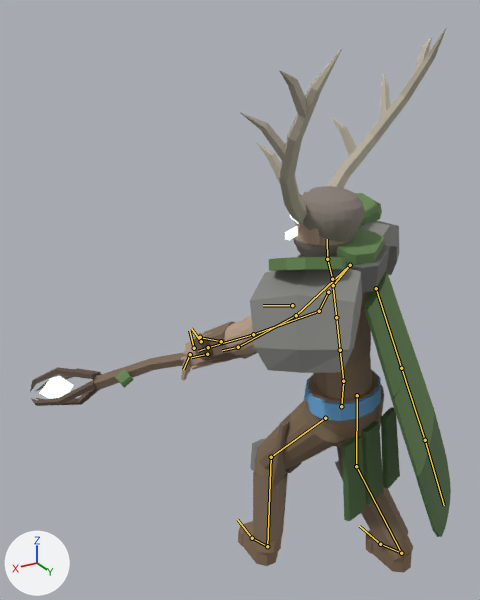
One commit to the glTF model art/champions/cairn/export/cairn.glb: the scene before it, then after it.
The view is the same before and after, from a camera (50 mm lens) standing at (1.63, 1.83, 2.4) and looking at (0.22, -0.51, 1.23). Every picture has the same lights, and +X, +Y and +Z are marked at lower left. The picture after the commit comes second. Both versions are drawn at frame 11 of the action 'attack_2'; the numbers are the values there. The bones that change, and the others that lie on the model, are drawn over the model as lines.

In view in the first picture: 'cairn.001'.
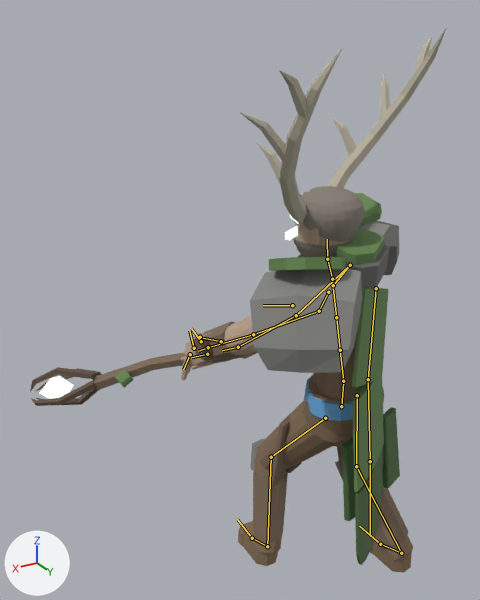
Boxes [x1, y1, x2, y2] around the edits, measured in the pictures (480 x 600 px):
```json
{"object": "cairn.001", "change": "posed", "before": [30, 27, 451, 573], "after": [30, 27, 447, 573]}
{"bone": "extra_cloak_1", "before": "(376, 288) to (401, 368)", "after": "(376, 288) to (368, 379)"}
{"bone": "extra_cloak_2", "before": "(401, 368) to (425, 440)", "after": "(368, 379) to (370, 461)"}
{"bone": "extra_cloak_3", "before": "(425, 440) to (444, 505)", "after": "(370, 461) to (370, 535)"}
```

The change, as JSON lines over the scene's bpy script:
```json
{"block": "bone_extra_cloak_1", "where": "bone_extra_cloak_1 = bpy.data.objects['cairn'].pose.bones['extra_cloak_1']  # child of 'chest'"}
{"op": "set", "path": "bone_extra_cloak_1.rotation_quaternion", "old": "(0.999, -0.024, 0.003, -0.016)", "new": "(-0.975, -0.121, -0.005, -0.185)", "note": "degrees (-3, 0, -2) -> degrees (14, -2, 21)"}
{"block": "bone_extra_cloak_2", "where": "bone_extra_cloak_2 = bpy.data.objects['cairn'].pose.bones['extra_cloak_2']  # child of 'extra_cloak_1'"}
{"op": "set", "path": "bone_extra_cloak_2.rotation_quaternion", "old": "(1.0, -0.016, 0.001, -0.01)", "new": "(0.992, -0.044, -0.013, -0.115)", "note": "degrees (-2, 0, -1) -> degrees (-5, -2, -13)"}
{"block": "bone_extra_cloak_3", "where": "bone_extra_cloak_3 = bpy.data.objects['cairn'].pose.bones['extra_cloak_3']  # child of 'extra_cloak_2'"}
{"op": "set", "path": "bone_extra_cloak_3.rotation_quaternion", "old": "(1.0, -0.013, 0.001, -0.008)", "new": "(0.999, -0.013, -0.009, -0.026)", "note": "degrees (-2, 0, -1) -> degrees (-1, -1, -3)"}
```
